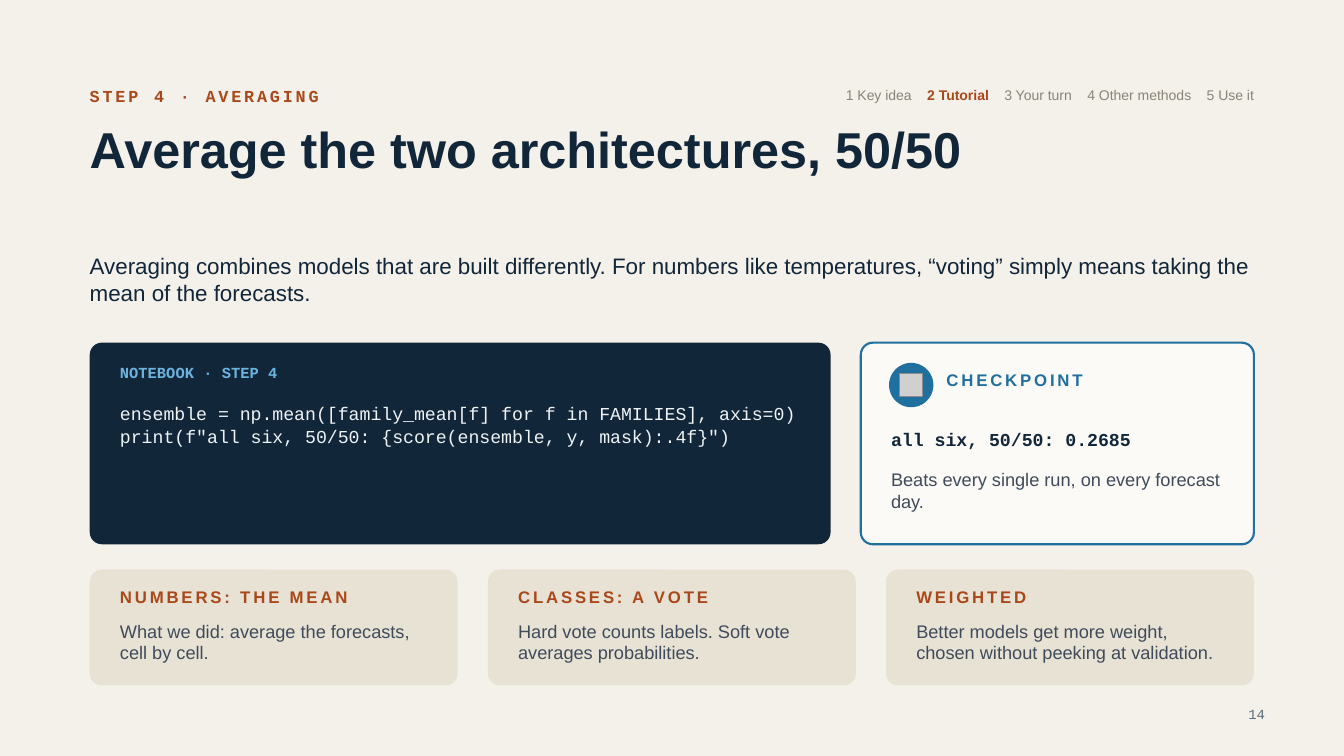
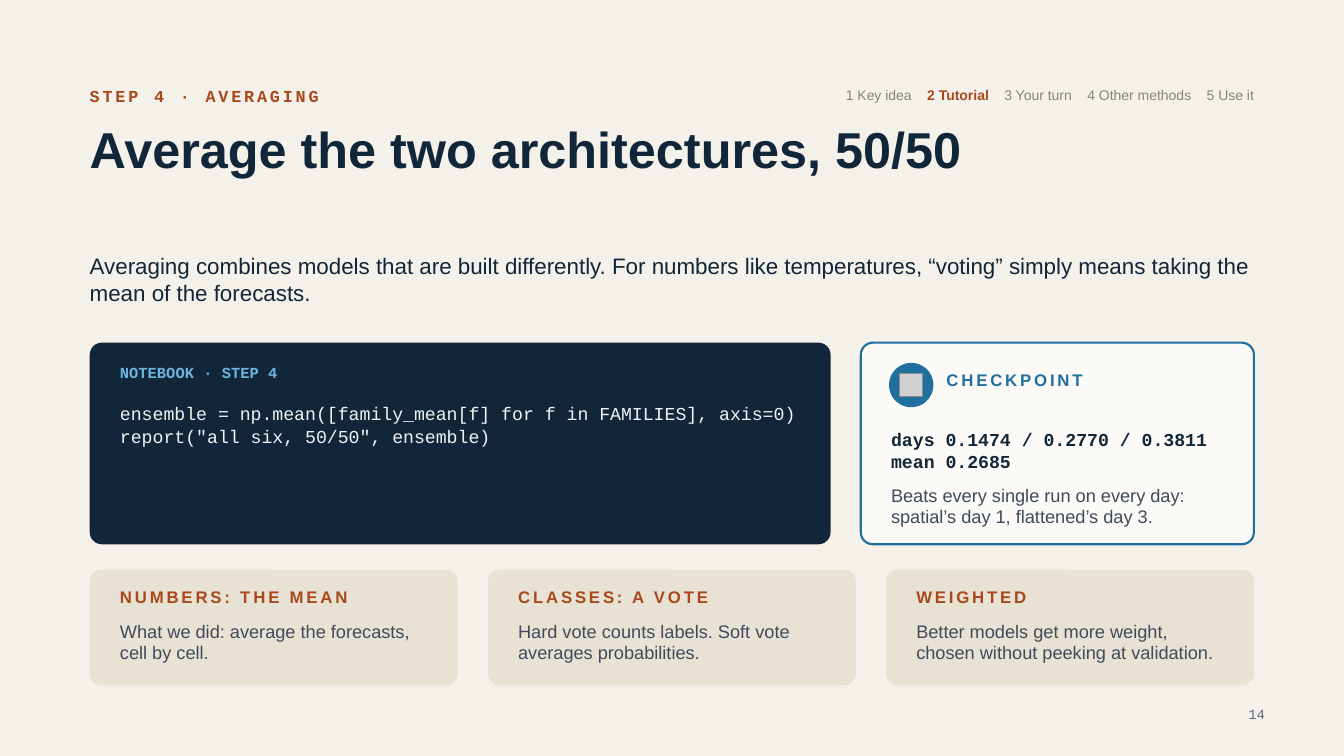
Before and after one commit to damianlapenavidal/ensemble-workshop, a slide deck: slide 14 of slides/ensemble-workshop.pptx. Drawn at 1344x756 pixels with LibreOffice and Linux fonts; fonts in the diff are those of the drawing; grey boxes stand for pictures. Boxes give left, top, right and bottom in pixels: in the first picture for what was removed or moved away, otherwise in the second. Text is boxed around its words. In the diff, an @@ line names an element or a change of style, - is before the commit and + after.

```diff
--- a/slides/ensemble-workshop.pptx
+++ b/slides/ensemble-workshop.pptx
@@ text at [120,430,490,447]: text changed @@
-print(f"all six, 50/50: {score(ensemble, y, mask):.4f}")
+report("all six, 50/50", ensemble)
@@ text at [891,433,1207,468]: text changed @@
-all six, 50/50: 0.2685
+days 0.1474 / 0.2770 / 0.3811
+mean 0.2685
@@ text at [891,489,1184,527]: text changed @@
-Beats every single run, on every forecast day.
+Beats every single run on every day: spatial’s day 1, flattened’s day 3.
```
Also in this commit, not shown: 16 other slides changed, 1 slide removed, 3 other files.
